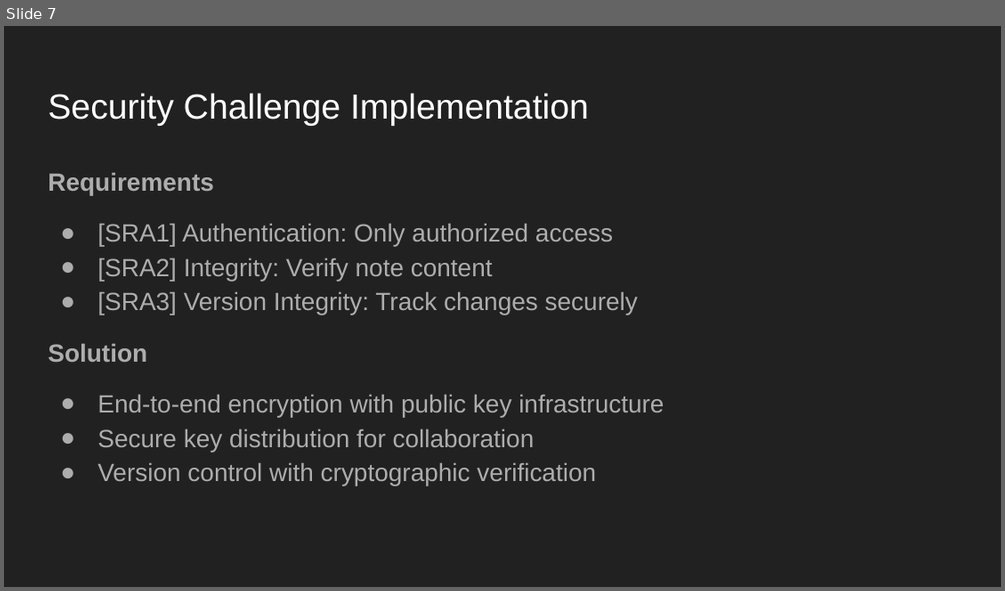
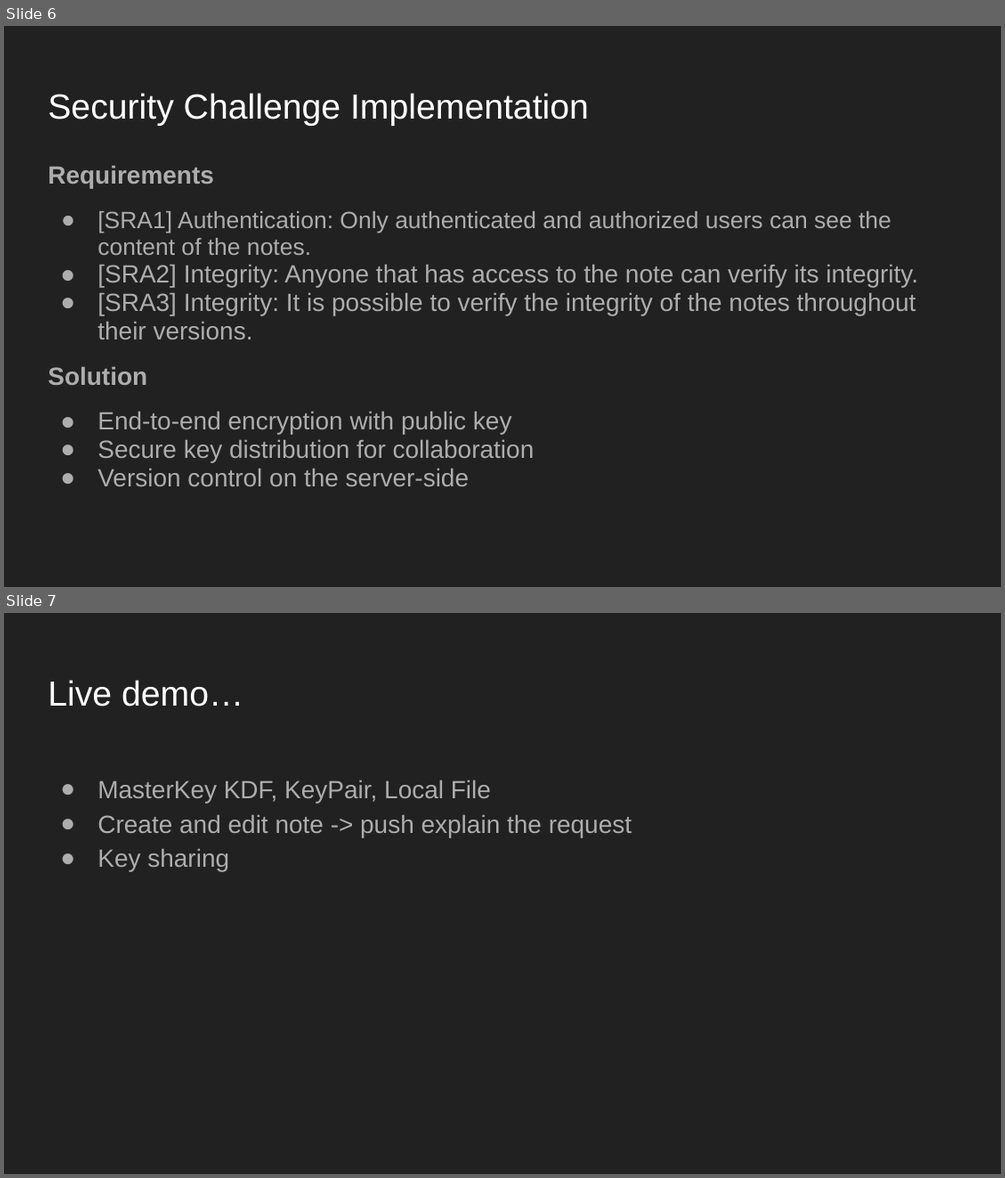
Before and after one commit to DuarteSJ/NoteIST, a slide deck: PRESENTATION.pptx. Shown one above the other, each under a label of ours: slide 7 before the commit, slides 6 and 7 after it. The pictures are 1005x591 and 1005x1178 pixels, drawn with LibreOffice and Linux fonts; fonts in the diff are those of the drawing. Boxes give left, top, right and bottom in pixels: in the first picture for what was removed or moved away, otherwise in the second. Text is boxed around its words. In the diff, an @@ line names an element or a change of style, - is before the commit and + after.

```diff
--- a/PRESENTATION.pptx
+++ b/PRESENTATION.pptx
@@ slide 7 added at bbox=[4, 613, 1001, 1174], background #212121 @@
@@ title added at bbox=[48, 680, 243, 706], 25.2 pt, text #FFFFFF @@
+Live demo…
@@ text added at bbox=[97, 779, 631, 871], 18 pt, text #ADADAD @@
+● MasterKey KDF, KeyPair, Local File
+● Create and edit note -> push explain the request
+● Key sharing
@@ what was slide 7 is now slide 6 @@
@@ slide 6 changed as well @@
@@ text at bbox=[48, 165, 534, 462]: line spacing 1.15 to 0.95 @@
@@ text at bbox=[97, 211, 918, 339]: text changed @@
-● [SRA1] Authentication: Only authorized access
-● [SRA2] Integrity: Verify note content
-● [SRA3] Version Integrity: Track changes securely
+● [SRA1] Authentication: Only authenticated and authorized users can see the content of the notes.
+● [SRA2] Integrity: Anyone that has access to the note can verify its integrity.
+● [SRA3] Integrity: It is possible to verify the integrity of the notes throughout their versions.
@@ text at bbox=[97, 410, 512, 434]: text changed @@
-● End-to-end encryption with public key infrastructure
+● End-to-end encryption with public key
@@ text at bbox=[97, 467, 469, 486]: text changed @@
-● Version control with cryptographic verification
+● Version control on the server-side
```
Also in this commit, not shown: 5 other slides changed, 1 other slide added, 3 slides removed, 1 other file.
